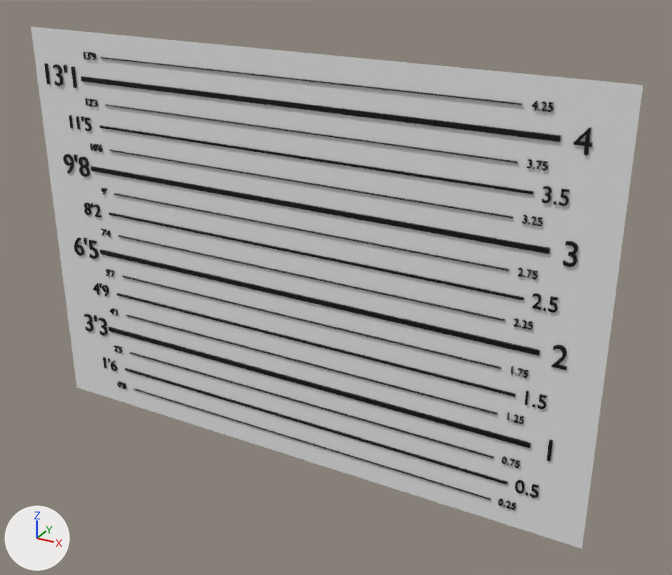
An edit to the FBX model Resources/ScaleRuler/lineup_wall.fbx, drawn before and after from the same camera.
Before and after are seen from a camera (50 mm lens) standing at (4.69, -7.21, 5.97) and looking at (0.45, 0.5, 2.12). Lighting does not change. The marker at lower left points along +X, +Y and +Z.

Objects in the first picture: 'Lineup'.
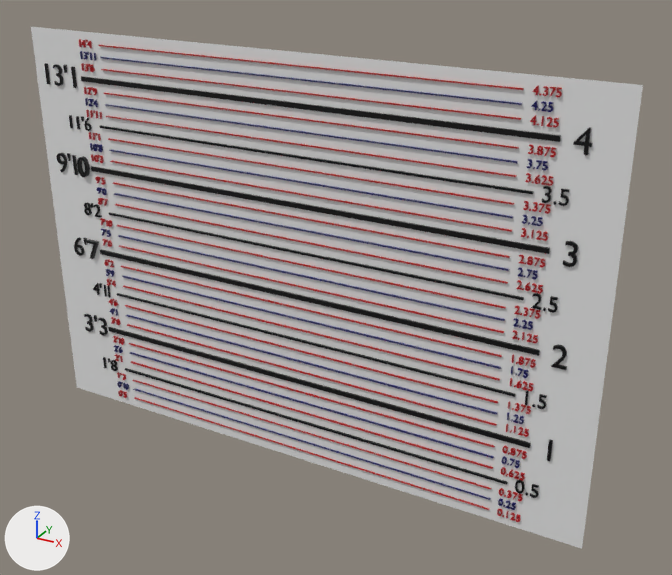
What differs and where, as boxes (x1, y1, x2, y2) in the pictures (672 x 575 px; the box of a moved part takes in the faces that stretch with it):
part 1 of me_lineup, added: after (134, 397, 489, 510)
part 2 of me_lineup, added: after (130, 361, 493, 469)
part 3 of me_lineup, added: after (127, 324, 497, 426)
part 4 of me_lineup, added: after (123, 286, 500, 380)
part 5 of me_lineup, added: after (119, 245, 504, 333)
part 6 of me_lineup, added: after (115, 204, 508, 284)
part 7 of me_lineup, added: after (110, 161, 512, 232)
part 8 of me_lineup, added: after (106, 116, 517, 177)
part 9 of me_lineup, added: after (101, 69, 521, 120)
part 10 of me_lineup, added: after (132, 380, 491, 490)
part 11 of me_lineup, added (red): after (129, 343, 495, 448)
part 12 of me_lineup, added: after (125, 305, 498, 403)
part 13 of me_lineup, added: after (121, 266, 502, 357)
part 14 of me_lineup, added: after (117, 225, 506, 309)
part 15 of me_lineup, added: after (113, 183, 510, 258)
part 16 of me_lineup, added: after (108, 138, 514, 205)
part 17 of me_lineup, added: after (104, 93, 519, 149)
part 18 of me_lineup, added: after (99, 45, 524, 90)
part 19 of me_lineup, moved or reshaped: before (89, 240, 99, 259); after (516, 514, 521, 522)
part 20 of me_lineup, deleted: before (79, 156, 90, 177)
part 21 of me_lineup, built on: before (498, 101, 592, 510); after (498, 85, 592, 510)
part 22 of me_lineup, built on: before (63, 52, 127, 389); after (57, 39, 129, 398)
part 23 of me_lineup, recoloured (grey to blue): (85, 57, 554, 509) in both

Edits to the bpy script that builds the scene:
```text
Add mat_sub1:
    mat_sub1 = principled_material('Sub1')
    mat_sub1.base_color = (0.0, 0.000231, 0.105)  # dark blue #00015b
Change me_lineup:
    remove me_lineup.from_pydata(...)  # 10562 vertices, 5442 faces; spans x -3.25..3.27, y 0.32..0.34, z 0.0..4.5
    add me_lineup.from_pydata(...)  # 25648 vertices, 13214 faces; spans x -3.25..3.27, y 0.3..0.36, z 0.0..4.5
    me_lineup part 1: the loose piece of 8 vertices spanning x -2.28..2.32, y 0.32..0.34, z 0.25 is copied, and the copy is moved by (0.0, 0.0, -0.12), in mat_sub2 (red #b4000f); it spans x -2.28..2.32, y 0.32..0.34, z 0.12..0.13
    me_lineup part 2: the loose piece of 8 vertices spanning x -2.28..2.32, y 0.32..0.34, z 0.75 is copied, and the copy is moved by (0.0, 0.0, -0.12), in mat_sub2 (red #b4000f); it spans x -2.28..2.32, y 0.32..0.34, z 0.62..0.63
    me_lineup part 3: the loose piece of 8 vertices spanning x -2.28..2.32, y 0.32..0.34, z 1.25 is copied, and the copy is moved by (0.0, 0.0, -0.12), in mat_sub2 (red #b4000f); it spans x -2.28..2.32, y 0.32..0.34, z 1.12..1.13
    me_lineup part 4: the loose piece of 8 vertices spanning x -2.28..2.32, y 0.32..0.34, z 1.75 is copied, and the copy is moved by (0.0, 0.0, -0.12), in mat_sub2 (red #b4000f); it spans x -2.28..2.32, y 0.32..0.34, z 1.62..1.63
    me_lineup part 5: the loose piece of 8 vertices spanning x -2.28..2.32, y 0.32..0.34, z 2.25 is copied, and the copy is moved by (0.0, 0.0, -0.12), in mat_sub2 (red #b4000f); it spans x -2.28..2.32, y 0.32..0.34, z 2.12..2.13
    me_lineup part 6: the loose piece of 8 vertices spanning x -2.28..2.32, y 0.32..0.34, z 2.75 is copied, and the copy is moved by (0.0, 0.0, -0.12), in mat_sub2 (red #b4000f); it spans x -2.28..2.32, y 0.32..0.34, z 2.62..2.63
    me_lineup part 7: the loose piece of 8 vertices spanning x -2.28..2.32, y 0.32..0.34, z 3.25 is copied, and the copy is moved by (0.0, 0.0, -0.12), in mat_sub2 (red #b4000f); it spans x -2.28..2.32, y 0.32..0.34, z 3.12..3.13
    me_lineup part 8: the loose piece of 8 vertices spanning x -2.28..2.32, y 0.32..0.34, z 3.75 is copied, and the copy is moved by (0.0, 0.0, -0.12), in mat_sub2 (red #b4000f); it spans x -2.28..2.32, y 0.32..0.34, z 3.62..3.63
    me_lineup part 9: the loose piece of 8 vertices spanning x -2.28..2.32, y 0.32..0.34, z 4.25 is copied, and the copy is moved by (0.0, 0.0, -0.12), in mat_sub2 (red #b4000f); it spans x -2.28..2.32, y 0.32..0.34, z 4.12..4.13
    me_lineup part 10: the loose piece of 8 vertices spanning x -2.28..2.32, y 0.32..0.34, z 0.25 is copied, and the copy is moved by (0.0, 0.0, 0.12), in mat_sub2 (red #b4000f); it spans x -2.28..2.32, y 0.32..0.34, z 0.37..0.38
    me_lineup part 11: the loose piece of 8 vertices spanning x -2.28..2.32, y 0.32..0.34, z 0.75 is copied, and the copy is moved by (0.0, 0.0, 0.12), in mat_sub2 (red #b4000f); it spans x -2.28..2.32, y 0.32..0.34, z 0.87..0.88
    me_lineup part 12: the loose piece of 8 vertices spanning x -2.28..2.32, y 0.32..0.34, z 1.25 is copied, and the copy is moved by (0.0, 0.0, 0.12), in mat_sub2 (red #b4000f); it spans x -2.28..2.32, y 0.32..0.34, z 1.37..1.38
    me_lineup part 13: the loose piece of 8 vertices spanning x -2.28..2.32, y 0.32..0.34, z 1.75 is copied, and the copy is moved by (0.0, 0.0, 0.12), in mat_sub2 (red #b4000f); it spans x -2.28..2.32, y 0.32..0.34, z 1.87..1.88
    me_lineup part 14: the loose piece of 8 vertices spanning x -2.28..2.32, y 0.32..0.34, z 2.25 is copied, and the copy is moved by (0.0, 0.0, 0.12), in mat_sub2 (red #b4000f); it spans x -2.28..2.32, y 0.32..0.34, z 2.37..2.38
    me_lineup part 15: the loose piece of 8 vertices spanning x -2.28..2.32, y 0.32..0.34, z 2.75 is copied, and the copy is moved by (0.0, 0.0, 0.12), in mat_sub2 (red #b4000f); it spans x -2.28..2.32, y 0.32..0.34, z 2.87..2.88
    me_lineup part 16: the loose piece of 8 vertices spanning x -2.28..2.32, y 0.32..0.34, z 3.25 is copied, and the copy is moved by (0.0, 0.0, 0.12), in mat_sub2 (red #b4000f); it spans x -2.28..2.32, y 0.32..0.34, z 3.37..3.38
    me_lineup part 17: the loose piece of 8 vertices spanning x -2.28..2.32, y 0.32..0.34, z 3.75 is copied, and the copy is moved by (0.0, 0.0, 0.12), in mat_sub2 (red #b4000f); it spans x -2.28..2.32, y 0.32..0.34, z 3.87..3.88
    me_lineup part 18: the loose piece of 8 vertices spanning x -2.28..2.32, y 0.32..0.34, z 4.25 is copied, and the copy is moved by (0.0, 0.0, 0.12), in mat_sub2 (red #b4000f); it spans x -2.28..2.32, y 0.32..0.34, z 4.37..4.38
    me_lineup part 19: the loose piece of 126 vertices spanning x -2.75..-2.63, y 0.32..0.34, z 1.89..2.12 is scaled about its middle by (0.336, 1, 0.336), then moved by (5.31, 0.0, -1.88), in mat_sub2 (red #b4000f)
    me_lineup part 20: the loose piece of 350 vertices spanning x -2.76..-2.62, y 0.32..0.34, z 2.89..3.12 is deleted
    me_lineup part 21: 44 vertices moved within x 2.41..2.87, y 0.32..0.34, z 0.22..4.22; 304 vertices removed from x 2.41..2.92, y 0.32..0.34, z 0.21..4.29; 9624 vertices added at x 2.4..2.91, y 0.32..0.34, z 0.21..4.42
    me_lineup part 22: 111 vertices moved within x -2.96..-2.37, y 0.32..0.34, z 0.22..4.29; 1611 vertices removed from x -2.99..-2.35, y 0.32..0.34, z 0.21..4.29; 6401 vertices added at x -3.09..-2.35, y 0.3..0.36, z 0.09..4.42
    me_lineup part 23: 1932 faces spanning x -2.55..2.58, y 0.32..0.34, z 0.21..4.29 switch from mat_text (black #000000) to mat_sub1 (dark blue #00015b)
    add me_lineup.materials.append(mat_sub2)  # red #b4000f
```
